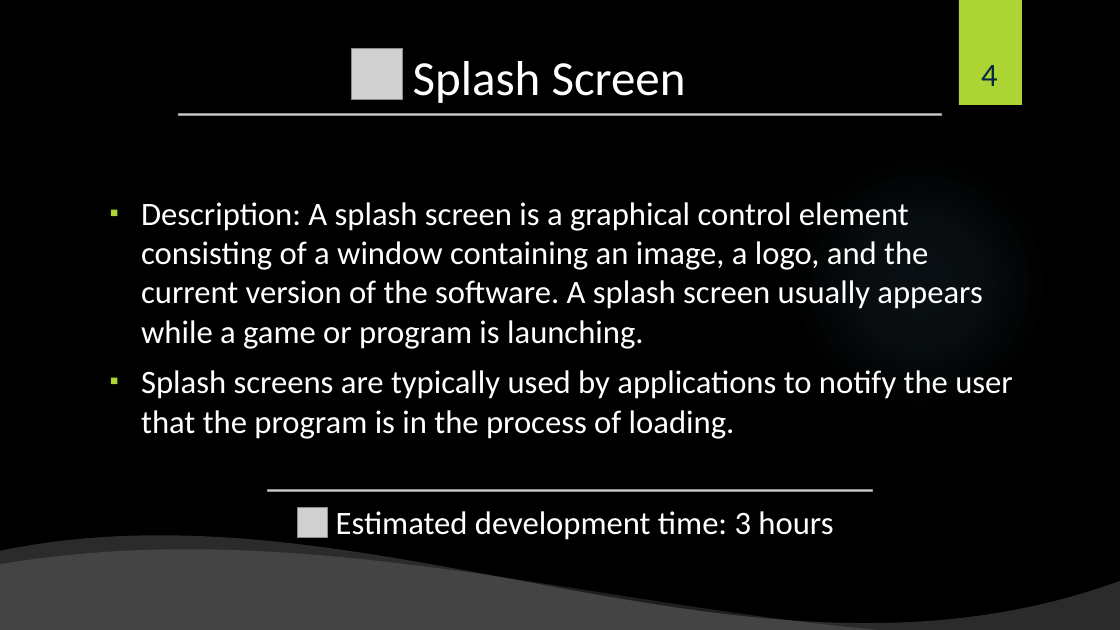
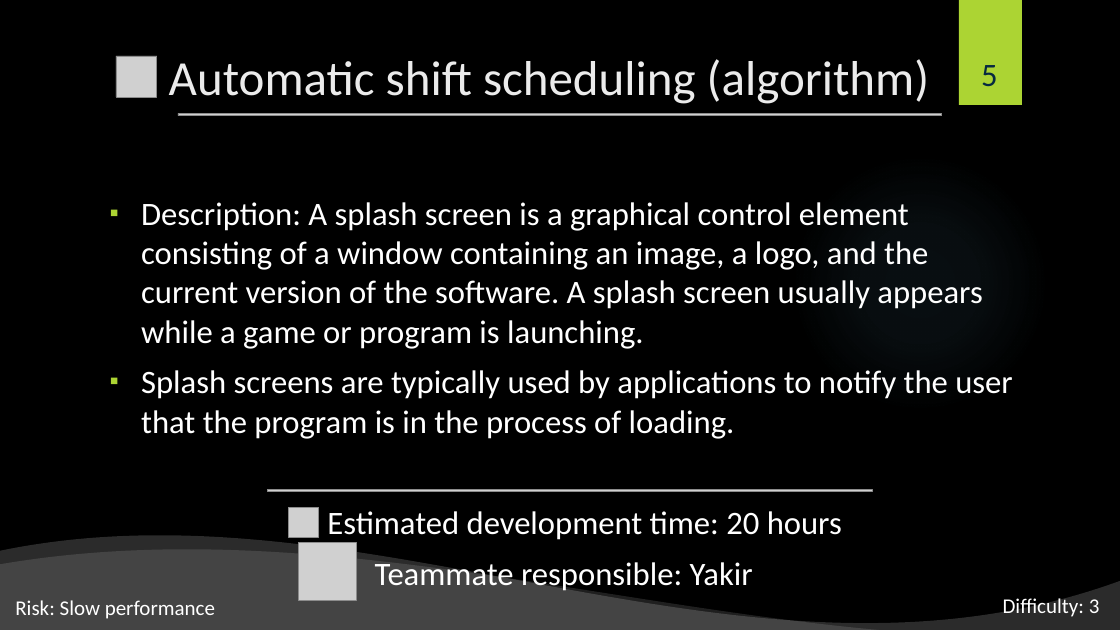
Before and after one commit to shiftlyapp/Shiftly, a slide deck: slide 5 of Backlog.pptx (slide 4 before the commit). Drawn at 1120x630 pixels with LibreOffice and Linux fonts; fonts in the diff are those of the drawing; grey boxes stand for pictures; background and template pictures are left out. Boxes give left, top, right and bottom in pixels: in the first picture for what was removed or moved away, otherwise in the second. Text is boxed around its words. In the diff, an @@ line names an element or a change of style, - is before the commit and + after.

Commit message:
Upload a revised presentation

```diff
--- a/Backlog.pptx
+++ b/Backlog.pptx
@@ picture added at <box>116,56,157,97</box> @@
@@ title at <box>169,59,929,104</box>: text changed; text colour #FFFFFF to #EBEBEB @@
-Splash Screen
+Automatic shift scheduling (algorithm)
@@ picture removed at <box>351,48,402,99</box> @@
@@ page number at <box>981,65,998,86</box>: text changed @@
-4
+5
@@ picture: place and size @@
-picture at <box>297,507,328,538</box>
+picture at <box>289,507,319,538</box>
@@ text at <box>327,511,842,594</box>: text changed @@
-Estimated development time: 3 hours
+Estimated development time: 20 hours
+Teammate responsible: Yakir
@@ picture added at <box>298,543,356,601</box> @@
@@ text added at <box>1003,596,1100,617</box>, 18 pt, text #FFFFFF @@
+Difficulty: 3
@@ text added at <box>15,600,215,619</box>, 18 pt, text #FFFFFF @@
+Risk: Slow performance
```
Also in this commit, not shown: 13 other slides changed, 10 slides added, 8 slides removed.
